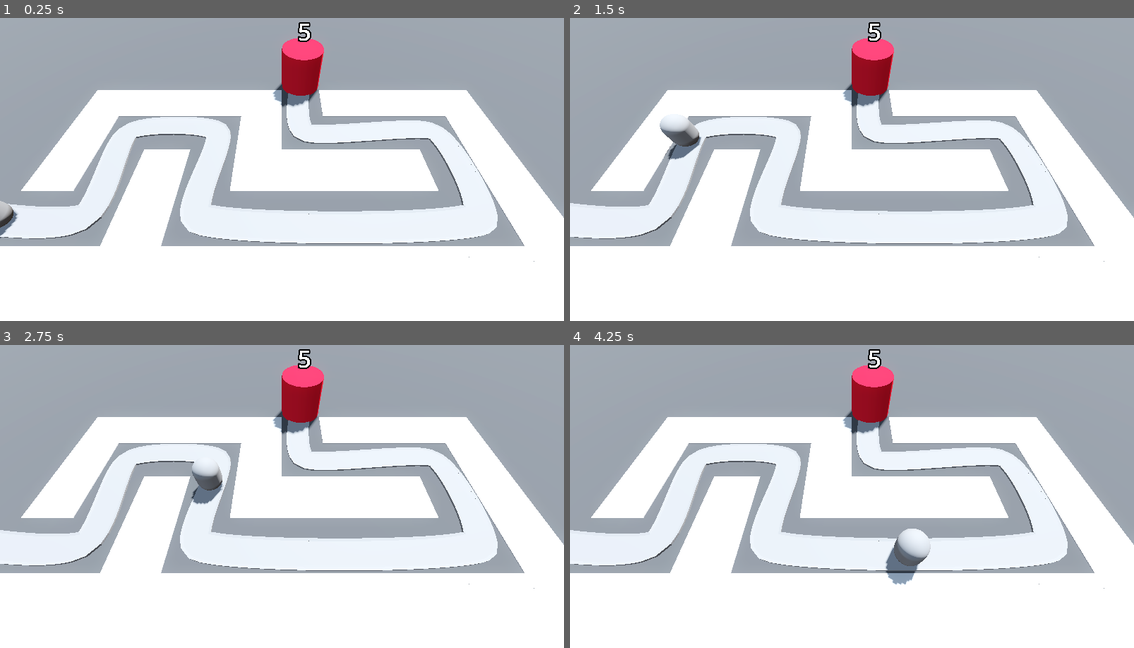
Above: before the commit, frames 1-4 (two rows, left to right).
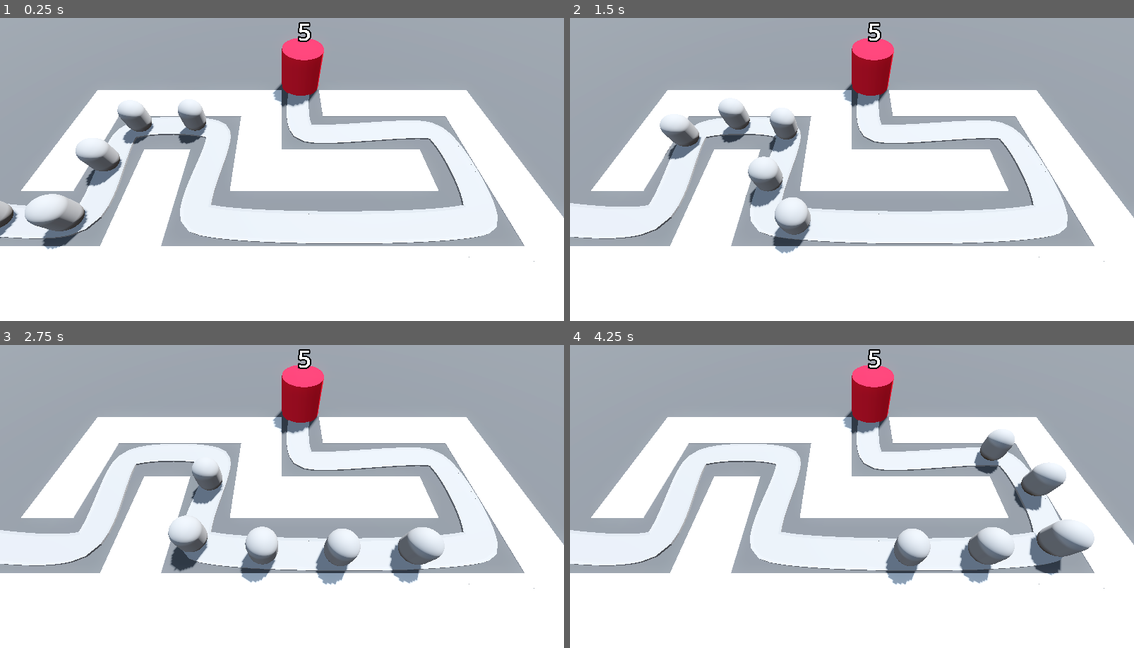
Above: after the commit, the same moments.

Repository: benediktms/BarbarianBlaster
Game: Godot game, scene res://levels/base_level.tscn
Same seed, same stepped clock (60 frames per second), same inputs: the game is played once before the commit and once after it.
Inputs:
- Up to frame 1 (0.25 s): no input
- Up to frame 2 (1.5 s): no input
- Up to frame 3 (2.75 s): no input
- Up to frame 4 (4.25 s): no input

The runs differ from the first frame. In frame 1, 2.9% of the frame differs, in the area x 4-37%, y 27-77%; in frame 2, 2.5%; in frame 3, 3.4%; in frame 4, 3.6%, in the area x 68-93%, y 28-79%.

Commit message:
refator: use getters and setters for health

Diff:
--- a/base/base.gd
+++ b/base/base.gd
@@ -3,7 +3,14 @@
 extends Node3D
 
 @export var max_health := 10
-@export var current_health: int
+var current_health: int:
+	set(new_value):
+		current_health = new_value
+		label_3d.text = str(new_value)
+		if current_health < 1:
+			get_tree().reload_current_scene()
+	get:
+		return current_health
 
 @onready var label_3d: Label3D = $Label3D
 
@@ -11,7 +18,6 @@
 var target_pos: Vector3
 
 func _ready() -> void:
-	label_3d.text = str(max_health)
 	current_health = max_health
 
 func _enter_tree() -> void:
@@ -32,8 +38,4 @@
 		global_position = path.curve.get_point_position(path.curve.point_count - 1)
 
 func take_damage() -> void:
-	if current_health > 0:
-		current_health -= 1
-		label_3d.text = str(current_health)
-	else:
-		print("game over")
+	current_health -= 1
--- a/base/base.tscn
+++ b/base/base.tscn
@@ -7,8 +7,7 @@
 
 [node name="Base" type="Node3D" groups=["base"]]
 script = ExtResource("1_7tley")
-max_health = 5
-current_health = null
+max_health = null
 
 [node name="CSGCylinder3D" type="CSGCylinder3D" parent="."]
 transform = Transform3D(1, 0, 0, 0, 1, 0, 0, 0, 1, 2.08165e-12, 2, 2.08165e-12)
--- a/levels/base_level.tscn
+++ b/levels/base_level.tscn
@@ -100,7 +100,30 @@
 loop = false
 speed = 10.0
 
+[node name="Enemy2" parent="Path3D" instance=ExtResource("2_0dgvs")]
+transform = Transform3D(-0.0233318, 2.9641e-13, -0.999725, 1.29759e-12, 1, 2.66206e-13, 0.999723, -1.29103e-12, -0.0233319, -17.0215, 6.72149e-13, 6.43832)
+progress = 5.0
+loop = false
+speed = 10.0
+
+[node name="Enemy3" parent="Path3D" instance=ExtResource("2_0dgvs")]
+transform = Transform3D(0.997359, -1.96867e-12, 0.0725649, 1.97386e-12, 1, 1.4896e-20, -0.0725648, 1.43234e-13, 0.997361, -13.7367, 0, 4.16333)
+progress = 10.0
+loop = false
+speed = 10.0
+
+[node name="Enemy4" parent="Path3D" instance=ExtResource("2_0dgvs")]
+transform = Transform3D(0.999992, -1.97386e-12, -0.00251497, 1.97386e-12, 1, -2.14191e-23, 0.00251496, -4.96424e-15, 0.999994, -14.2887, 0, -0.804037)
+progress = 15.0
+loop = false
+speed = 10.0
+
+[node name="Enemy5" parent="Path3D" instance=ExtResource("2_0dgvs")]
+transform = Transform3D(0.0211681, -4.17832e-14, -0.999773, 1.97386e-12, 1, -4.38791e-20, 0.999771, -1.97343e-12, 0.0211681, -10.3868, 0, -2.74592)
+progress = 20.0
+loop = false
+speed = 10.0
+
 [node name="Base" parent="Path3D" instance=ExtResource("3_7r3lq")]
-transform = Transform3D(0.999999, -0.00040281, 0.000739374, 0.000406172, 1, -0.000231989, -0.000739138, 0.000230982, 0.999999, 1.99336, 0.00288696, -9.00147)
+transform = Transform3D(0.999999, -0.000402562, 0.000739535, 0.000406451, 1, -0.000232175, -0.000739307, 0.000230938, 0.999999, 1.99336, 0.00288696, -9.00147)
 max_health = 5
-current_health = null
